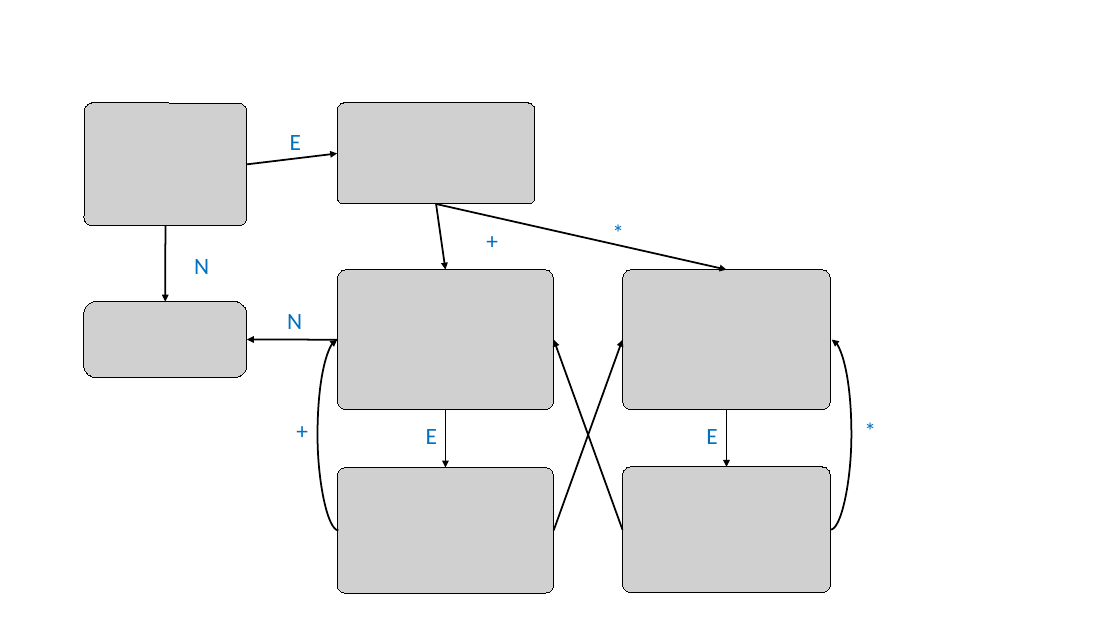
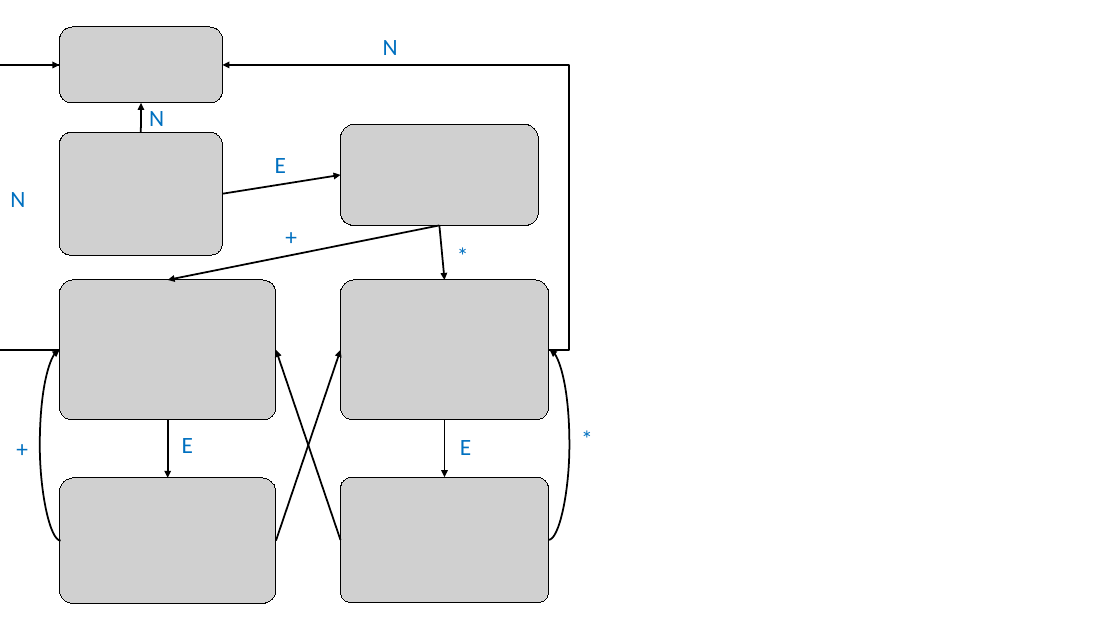
Before and after one commit to nivshani/compilation, a slide deck: slide 140 of slides/bottom_up_parsing.pptx (slide 126 before the commit). Drawn at 1120x630 pixels with LibreOffice and Linux fonts; fonts in the diff are those of the drawing; grey boxes stand for pictures. Boxes give left, top, right and bottom in pixels: in the first picture for what was removed or moved away, otherwise in the second. Text is boxed around its words. In the diff, an @@ line names an element or a change of style, - is before the commit and + after.

```diff
--- a/slides/bottom_up_parsing.pptx
+++ b/slides/bottom_up_parsing.pptx
@@ picture added at (x1=60, y1=27, x2=223, y2=103) @@
@@ text added at (x1=383, y1=40, x2=398, y2=55), 20 pt, text #0070C0 @@
+N
@@ curved arrow added from (60, 350) to (60, 65), #000000 1.5 pt @@
@@ elbow arrow added from (549, 350) to (223, 65), #000000 1.5 pt @@
@@ text "N" rewrapped from (x1=287, y1=314, x2=302, y2=329) to (x1=149, y1=111, x2=164, y2=133) @@
@@ arrow moved from (166, 226) - (166, 302) to (141, 133) - (141, 103) @@
@@ picture moved from (x1=84, y1=103, x2=247, y2=226) to (x1=60, y1=133, x2=223, y2=255) @@
@@ text "E" moved from (x1=290, y1=135, x2=301, y2=150) to (x1=275, y1=158, x2=286, y2=173) @@
@@ picture moved from (x1=337, y1=103, x2=534, y2=204) to (x1=340, y1=124, x2=538, y2=225) @@
@@ arrow moved from (247, 165) - (337, 154) to (223, 194) - (340, 175) @@
@@ text "N" moved from (x1=194, y1=259, x2=209, y2=274) to (x1=10, y1=192, x2=25, y2=207) @@
@@ arrow moved from (436, 204) - (727, 270) to (439, 225) - (168, 280) @@
@@ text "+" moved from (x1=478, y1=222, x2=521, y2=259) to (x1=277, y1=218, x2=320, y2=255) @@
@@ arrow moved from (436, 204) - (445, 270) to (439, 225) - (444, 280) @@
@@ text "*" moved from (x1=604, y1=214, x2=647, y2=251) to (x1=449, y1=237, x2=492, y2=274) @@
@@ picture added at (x1=60, y1=280, x2=276, y2=420) @@
@@ picture resized from (x1=337, y1=270, x2=554, y2=410) to (x1=340, y1=280, x2=549, y2=420) @@
@@ picture removed at (x1=623, y1=270, x2=831, y2=410) @@
@@ picture removed at (x1=84, y1=302, x2=247, y2=378) @@
@@ curved arrow moved from (339, 530) - (337, 339) to (60, 541) - (60, 350) @@
@@ arrow removed from (337, 339) to (247, 339) @@
@@ arrow moved from (554, 530) - (623, 339) to (276, 541) - (340, 350) @@
@@ arrow moved from (623, 530) - (554, 339) to (340, 540) - (276, 350) @@
@@ curved arrow moved from (831, 530) - (832, 339) to (549, 540) - (549, 350) @@
@@ text "+" moved from (x1=288, y1=412, x2=331, y2=449) to (x1=8, y1=430, x2=51, y2=467) @@
@@ arrow moved from (445, 410) - (445, 468) to (168, 420) - (168, 478) @@
@@ text "E" moved from (x1=706, y1=429, x2=717, y2=444) to (x1=182, y1=438, x2=193, y2=453) @@
@@ arrow moved from (727, 410) - (727, 467) to (444, 420) - (444, 477) @@
@@ text "E" moved from (x1=426, y1=429, x2=437, y2=444) to (x1=460, y1=440, x2=471, y2=455) @@
@@ text "*" moved from (x1=856, y1=412, x2=899, y2=449) to (x1=573, y1=420, x2=616, y2=457) @@
@@ picture added at (x1=60, y1=478, x2=276, y2=604) @@
@@ picture resized from (x1=337, y1=468, x2=554, y2=594) to (x1=340, y1=477, x2=549, y2=603) @@
@@ picture removed at (x1=623, y1=467, x2=831, y2=593) @@
```
Also in this commit, not shown: 13 other slides changed, 28 slides added, 1 other file.
